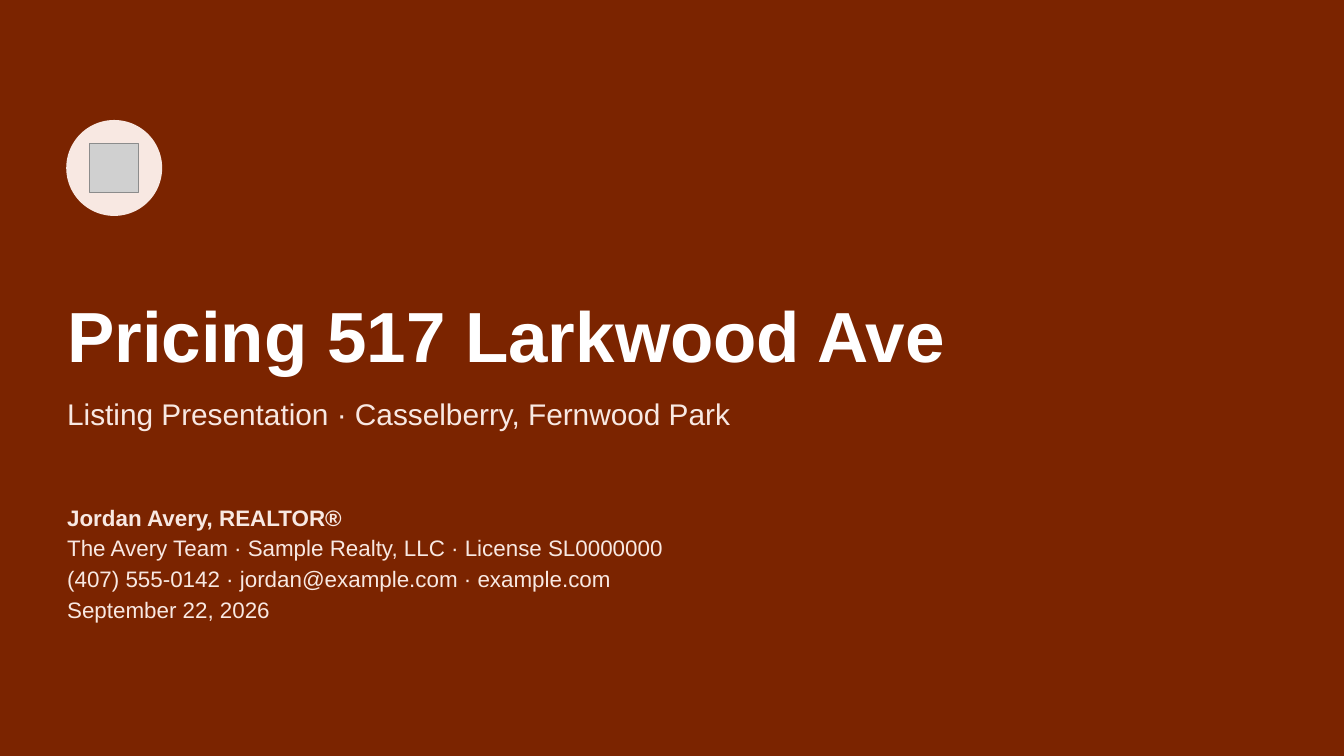
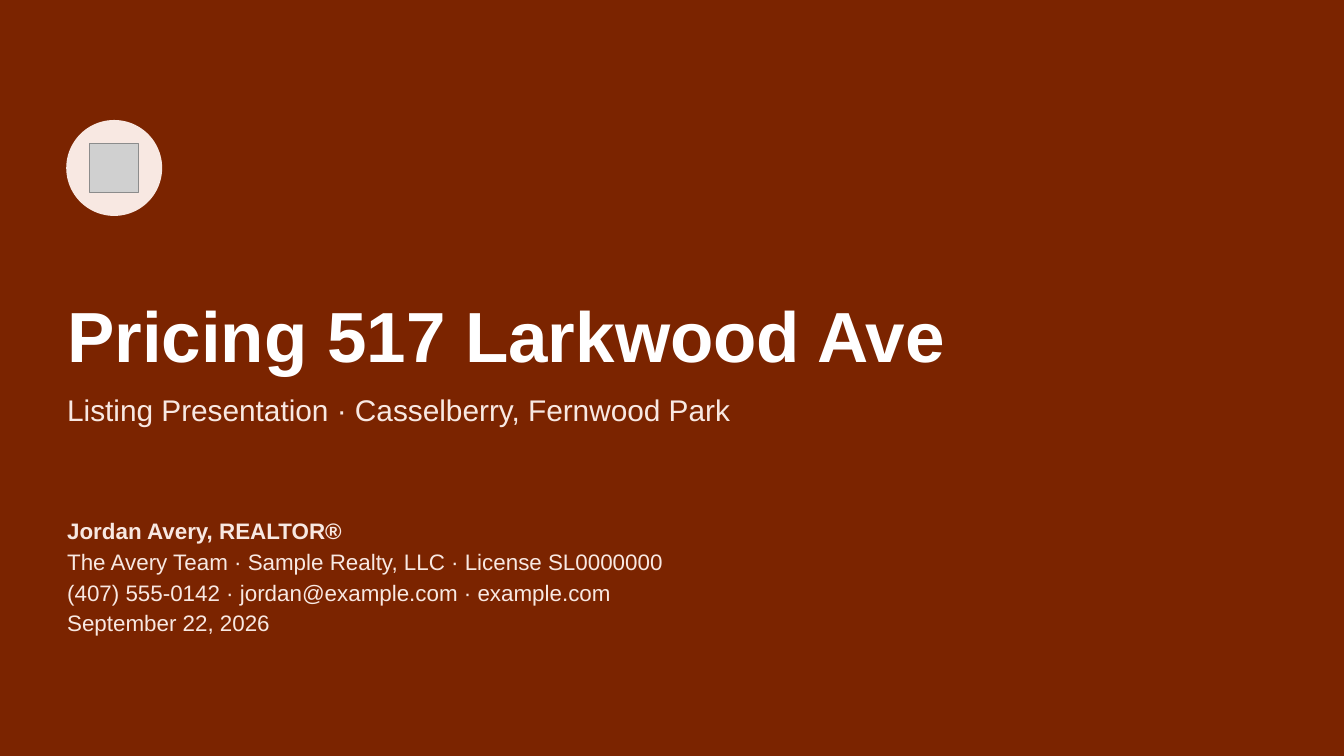
Before and after one commit to axelrivera/real-estate-skills, a slide deck: slide 1 of samples/seller-cma/517-Larkwood-Ave-Listing-Presentation.pptx. Drawn at 1344x756 pixels with LibreOffice and Linux fonts; fonts in the diff are those of the drawing; grey boxes stand for pictures. Boxes give left, top, right and bottom in pixels: in the first picture for what was removed or moved away, otherwise in the second. Text is boxed around its words. In the diff, an @@ line names an element or a change of style, - is before the commit and + after.

```diff
--- a/samples/seller-cma/517-Larkwood-Ave-Listing-Presentation.pptx
+++ b/samples/seller-cma/517-Larkwood-Ave-Listing-Presentation.pptx
@@ text "Listing Presentation · Casselberry, Fernwood ...": place and size @@
-text "Listing Presentation · Casselberry, Fernwood ..." at (67, 403, 730, 430)
+text "Listing Presentation · Casselberry, Fernwood ..." at (67, 399, 730, 427)
@@ text "Jordan Avery, REALTOR®": place and size @@
-text "Jordan Avery, REALTOR®" at (67, 509, 662, 623)
+text "Jordan Avery, REALTOR®" at (67, 522, 662, 636)
```
Also in this commit, not shown: 13 other slides changed, 49 other files.
